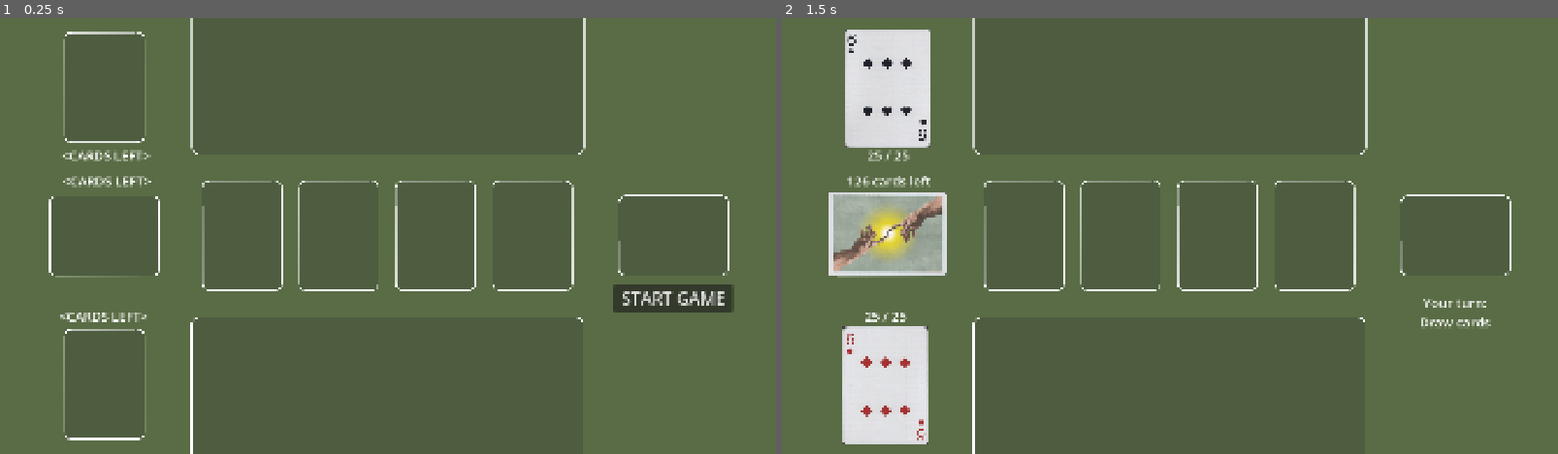
Above: before the commit, frames 1-2 (left to right).
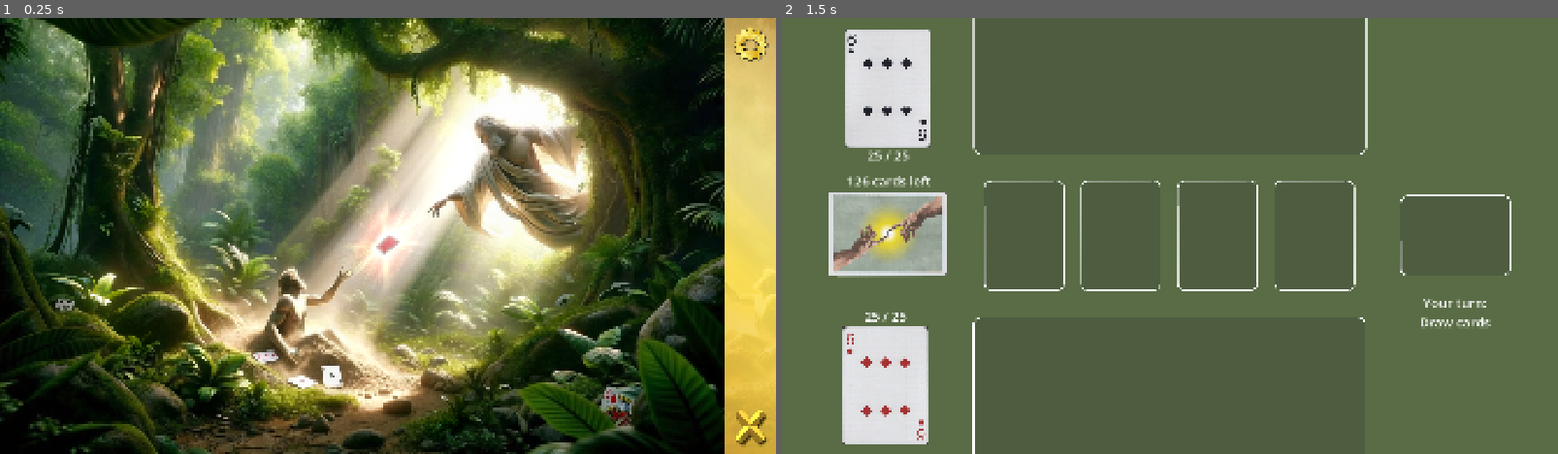
Above: after the commit, the same moments.

Repository: Dionykn/favor-the-odds
Game: Godot game, scene res://Scenes/main.tscn
Same seed, same stepped clock (60 frames per second), same inputs: the game is played once before the commit and once after it.
Inputs (mouse positions are in pixels of both pictures, inside the frame that each line leads up to; where the layout moved, square brackets give the same spot in the first picture):
- Up to frame 1 (0.25 s): no input
- Up to frame 2 (1.5 s): click (1534, 44) at 0.52 s; click (1170, 244) [1457, 297] at 1.25 s

The runs differ from the first frame. In frame 1, 92% of the frame differs, in the area x 0-100%, y 0-100%; in frame 2, nothing differs.

Commit message:
Main Menu added

Diff:
--- a/Scenes/main.tscn
+++ b/Scenes/main.tscn
@@ -7,6 +7,12 @@
 [ext_resource type="PackedScene" uid="uid://0dxn3w7pjr2f" path="res://Scenes/cpu_ui.tscn" id="5_kek77"]
 [ext_resource type="Script" uid="uid://djw5jl5si1kd8" path="res://Scripts/game_manager.gd" id="6_21xkr"]
 [ext_resource type="Script" uid="uid://dem4i0fxsjdgg" path="res://Scripts/animation_manager.gd" id="7_6bp64"]
+[ext_resource type="Texture2D" uid="uid://qmm7bsc8ge7j" path="res://Sprites/menu_wallpaper_v3.png" id="8_ynf5e"]
+[ext_resource type="Texture2D" uid="uid://cn1inyjiopba8" path="res://Sprites/card_highlight.png" id="9_hptm8"]
+[ext_resource type="Texture2D" uid="uid://vi3g37fmgre2" path="res://Sprites/gear.png" id="10_d1ilt"]
+[ext_resource type="Texture2D" uid="uid://uu2iguwxej8x" path="res://Sprites/gear_pressed.png" id="11_6iyac"]
+[ext_resource type="Texture2D" uid="uid://cu1bqsn0mhuov" path="res://Sprites/cross.png" id="12_fdnlq"]
+[ext_resource type="Texture2D" uid="uid://lj2y5juid00g" path="res://Sprites/cross_pressed.png" id="13_jkdf5"]
 
 [node name="Main" type="Control" unique_id=1555717177]
 layout_mode = 3
@@ -32,22 +38,6 @@
 
 [node name="CpuUI" parent="." unique_id=538773785 instance=ExtResource("5_kek77")]
 layout_mode = 1
-
-[node name="StartButton" type="Button" parent="." unique_id=1926869164]
-layout_mode = 1
-anchors_preset = -1
-anchor_left = 0.5
-anchor_top = 0.5
-anchor_right = 0.5
-anchor_bottom = 0.5
-offset_left = 559.0
-offset_top = 122.0
-offset_right = 854.0
-offset_bottom = 188.0
-grow_horizontal = 0
-grow_vertical = 2
-theme_override_font_sizes/font_size = 42
-text = "START GAME"
 
 [node name="DeckLabel" type="Label" parent="." unique_id=1017928115]
 layout_mode = 1
@@ -132,6 +122,68 @@
 mouse_filter = 2
 
 [node name="AnimationManager" type="CanvasLayer" parent="." unique_id=82710988]
+layer = 10
 script = ExtResource("7_6bp64")
 
-[connection signal="pressed" from="StartButton" to="." method="_on_start_button_pressed"]
+[node name="Menu" type="CanvasLayer" parent="." unique_id=312479188]
+
+[node name="Background" type="TextureRect" parent="Menu" unique_id=893901851]
+anchors_preset = 15
+anchor_right = 1.0
+anchor_bottom = 1.0
+grow_horizontal = 2
+grow_vertical = 2
+texture = ExtResource("8_ynf5e")
+
+[node name="StartButton" type="TextureButton" parent="Menu" unique_id=1372716857]
+custom_minimum_size = Vector2(60, 50)
+anchors_preset = 8
+anchor_left = 0.5
+anchor_top = 0.5
+anchor_right = 0.5
+anchor_bottom = 0.5
+offset_left = -30.0
+offset_top = -5.0
+offset_right = 30.0
+offset_bottom = 45.0
+grow_horizontal = 2
+grow_vertical = 2
+scale = Vector2(1.575, 1.575)
+pivot_offset_ratio = Vector2(0.5, 0.5)
+texture_hover = ExtResource("9_hptm8")
+
+[node name="SettingsButton" type="TextureButton" parent="Menu" unique_id=1758810802]
+custom_minimum_size = Vector2(80, 80)
+anchors_preset = -1
+anchor_left = 0.934
+anchor_right = 1.0
+offset_left = 13.719971
+offset_top = 15.0
+offset_right = -13.0
+offset_bottom = 115.0
+grow_horizontal = 0
+texture_normal = ExtResource("10_d1ilt")
+texture_pressed = ExtResource("11_6iyac")
+ignore_texture_size = true
+stretch_mode = 5
+
+[node name="QuitButton" type="TextureButton" parent="Menu" unique_id=955297158]
+custom_minimum_size = Vector2(100, 100)
+anchors_preset = -1
+anchor_left = 0.934
+anchor_top = 1.0
+anchor_right = 1.0
+anchor_bottom = 1.0
+offset_left = 12.719971
+offset_top = -119.0
+offset_right = -14.0
+offset_bottom = -19.0
+grow_horizontal = 0
+texture_normal = ExtResource("12_fdnlq")
+texture_pressed = ExtResource("13_jkdf5")
+ignore_texture_size = true
+stretch_mode = 5
+
+[connection signal="pressed" from="Menu/StartButton" to="." method="_on_start_button_pressed"]
+[connection signal="pressed" from="Menu/SettingsButton" to="." method="_on_settings_button_pressed"]
+[connection signal="pressed" from="Menu/QuitButton" to="." method="_on_quit_button_pressed"]
--- a/Scripts/game_manager.gd
+++ b/Scripts/game_manager.gd
@@ -95,6 +95,8 @@
 
 func select_card_from_hand(index):
 	if current_turn != "human" or turn_phase != "play":
+		return
+	if index >= player.hand.size():
 		return
 	selected_card = {"value": player.hand[index], "player": "human", "source": "hand", "index": index}
 
--- a/Scripts/main.gd
+++ b/Scripts/main.gd
@@ -1,5 +1,6 @@
 extends Control
 
+@onready var menu = $Menu
 @onready var game : GameManager = $GameManager
 @onready var board_ui = $BoardUI
 @onready var player_ui : PlayerUI = $PlayerUI
@@ -8,7 +9,7 @@
 @onready var cards_left_label = $DeckLabel
 @onready var player_stock_label = $PlayerStockLabel
 @onready var cpu_stock_label = $CpuStockLabel
-@onready var start_button = $StartButton
+@onready var start_button = $Menu/StartButton
 @onready var turn_label = $TurnLabel
 @onready var drag_card : TextureRect = $DragCard
 
@@ -204,7 +205,8 @@
 		else:
 			build_node.texture_normal = board_ui.card_to_texture(remaining.back())
 
-	await anim.animate_completion(pile, build_node, completed_node, after_card, refresh_ui)
+	await anim.animate_completion(pile, build_node, completed_node, after_card)
+	refresh_ui()
 	is_animating = false
 	game.emit_signal("animation_done")
 
@@ -295,6 +297,8 @@
 func _on_start_button_pressed():
 	game.start_game()
 	start_button.visible = false
+	menu.visible = false
+	print("game started")
 
 func _on_deck_clicked():
 	if is_animating:
@@ -302,11 +306,15 @@
 	game.player_draw()
 
 func _on_build_clicked(index):
+	if is_animating:
+		return
 	if game.selected_card != null:
 		stop_drag()
 		game.try_play_to_build(index)
 
 func _on_player_hand_clicked(index):
+	if is_animating:
+		return
 	if game.selected_card != null:
 		stop_drag()
 	game.select_card_from_hand(index)
@@ -315,6 +323,8 @@
 		player_ui.hand_slots[game.selected_card.index].texture_normal = null
 
 func _on_player_discard_clicked(index):
+	if is_animating:
+		return
 	if game.selected_card != null and game.selected_card.source == "hand":
 		stop_drag()
 		game.try_play_to_discard(index)
@@ -331,9 +341,18 @@
 				player_ui.discard_piles[index].texture_normal = null
 
 func _on_player_stock_clicked():
+	if is_animating:
+		return
 	if game.selected_card != null:
 		stop_drag()
 	game.select_card_from_stock()
 	if game.selected_card != null:
 		start_drag(game.selected_card.value, get_player_stock_node())
 		player_ui.stock_slot.texture_normal = load("res://Sprites/Cards/back.png")
+
+## MENU UI
+func _on_settings_button_pressed() -> void:
+	pass # Replace with function body.
+
+func _on_quit_button_pressed() -> void:
+	get_tree().quit()
--- /dev/null
+++ b/menu.tscn
@@ -0,0 +1,61 @@
+[gd_scene format=3 uid="uid://bynn3s6x5xwlj"]
+
+[ext_resource type="Texture2D" uid="uid://qmm7bsc8ge7j" path="res://Sprites/menu_wallpaper_v3.png" id="1_ouk20"]
+[ext_resource type="Texture2D" uid="uid://cn1inyjiopba8" path="res://Sprites/card_highlight.png" id="2_mae5d"]
+
+[node name="Menu" type="CanvasLayer" unique_id=680896859]
+
+[node name="Background" type="TextureRect" parent="." unique_id=1108188950]
+anchors_preset = 15
+anchor_right = 1.0
+anchor_bottom = 1.0
+grow_horizontal = 2
+grow_vertical = 2
+texture = ExtResource("1_ouk20")
+
+[node name="StartButton" type="TextureButton" parent="." unique_id=967614867]
+custom_minimum_size = Vector2(60, 50)
+anchors_preset = 8
+anchor_left = 0.5
+anchor_top = 0.5
+anchor_right = 0.5
+anchor_bottom = 0.5
+offset_left = -30.0
+offset_top = -5.0
+offset_right = 30.0
+offset_bottom = 45.0
+grow_horizontal = 2
+grow_vertical = 2
+scale = Vector2(1.575, 1.575)
+pivot_offset_ratio = Vector2(0.5, 0.5)
+texture_hover = ExtResource("2_mae5d")
+
+[node name="SettingsButton" type="Button" parent="." unique_id=1391157533]
+anchors_preset = 8
+anchor_left = 0.5
+anchor_top = 0.5
+anchor_right = 0.5
+anchor_bottom = 0.5
+offset_left = -150.0
+offset_top = 191.0
+offset_right = 150.0
+offset_bottom = 291.0
+grow_horizontal = 2
+grow_vertical = 2
+theme_override_font_sizes/font_size = 42
+text = "SETTINGS"
+
+[node name="QuitButton" type="Button" parent="." unique_id=482989684]
+anchors_preset = 8
+anchor_left = 0.5
+anchor_top = 0.5
+anchor_right = 0.5
+anchor_bottom = 0.5
+offset_left = -150.0
+offset_top = 319.0
+offset_right = 150.0
+offset_bottom = 419.0
+grow_horizontal = 2
+grow_vertical = 2
+theme_override_font_sizes/font_size = 42
+text = "QUIT"
--- a/project.godot
+++ b/project.godot
@@ -40,3 +40,5 @@
 
 rendering_device/driver.windows="d3d12"
 renderer/rendering_method="mobile"
+textures/vram_compression/import_etc2_astc=true
+environment/defaults/default_clear_color=Color(0.34901962, 0.42352942, 0.27058825, 1)
Binary file added: Sprites/Cards/divine-creation-8648033_1280.png
Not shown, added: Sprites/Cards/divine-creation-8648033_1280.png.import
Binary file added: Sprites/card_highlight.png
Not shown, added: Sprites/card_highlight.png.import
Binary file added: Sprites/cross.png
Not shown, added: Sprites/cross.png.import
Binary file added: Sprites/cross_pressed.png
Not shown, added: Sprites/cross_pressed.png.import
Binary file added: Sprites/gear.png
Not shown, added: Sprites/gear.png.import
Binary file added: Sprites/gear_pressed.png
Not shown, added: Sprites/gear_pressed.png.import
(and 8 more such lines)
